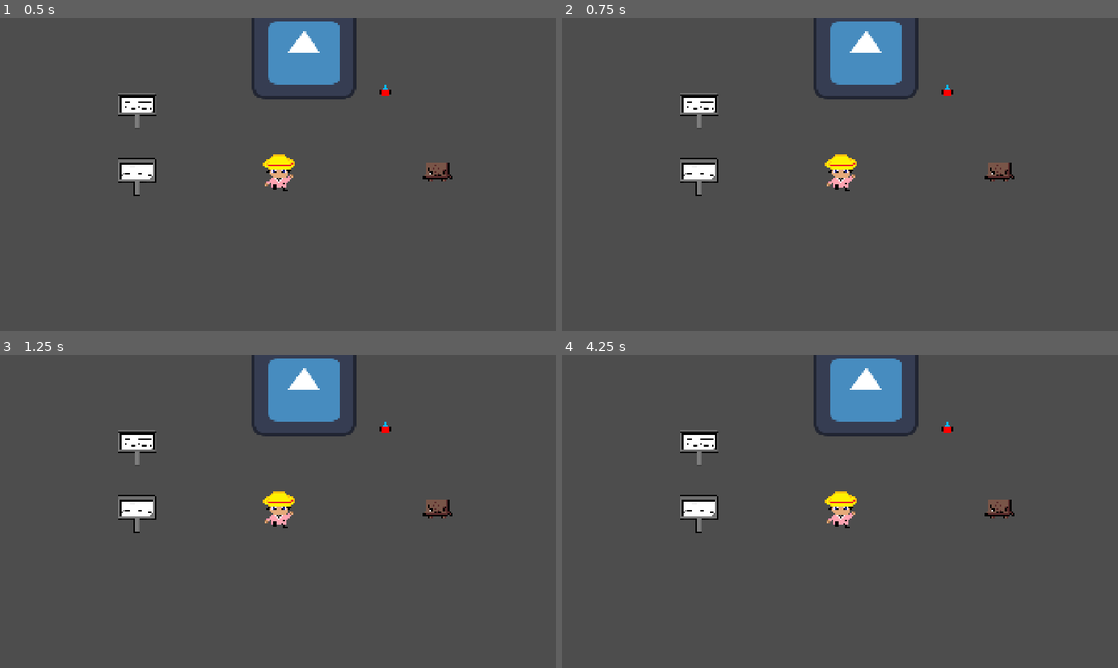
Above: before the commit, frames 1-4 (two rows, left to right).
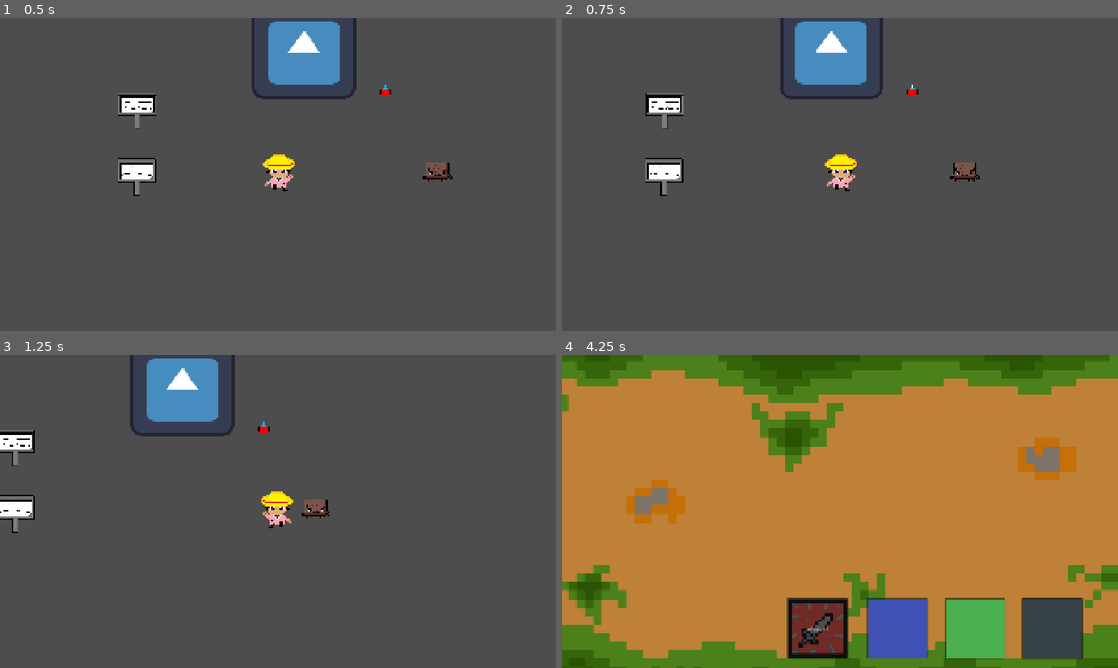
Above: after the commit, the same moments.

Repository: Poridaby/Pori-The-Game
Game: Godot game, scene res://scenes/décor_explo/Inser_ellenon.tscn
Same seed, same stepped clock (60 frames per second), same inputs: the game is played once before the commit and once after it. The engine's default icon, where the game draws it, is replaced by a stand-in: a white triangle on a blue panel in a dark square.
Inputs:
- Up to frame 1 (0.5 s): no input
- Up to frame 2 (0.75 s): tap Enter at 0.5 s; hold D (move_right) from 0.53 s (still down); tap Space (interact) at 0.6 s
- Up to frame 3 (1.25 s): keep holding D (move_right)
- Up to frame 4 (4.25 s): release D (move_right) at 1.28 s; hold S (move_down) 1.28-2.03 s; tap Space (interact) every 0.75 s from 1.35 to 3.6 s; hold D (move_right) 2.03-2.78 s; hold W (move_up) 2.78-3.53 s; hold A (move_left) from 3.53 s (still down); tap T (debug) at 4.15 s

Frame 1 is identical in both runs. In frame 2, 6.0% of the frame differs, in the area x 15-82%, y 0-57%; in frame 3, 9.1%; in frame 4, 98%, in the area x 0-100%, y 0-100%.
Error before the commit: Parse Error: Too many arguments for "combattre()" call. Expected at most 0 but received 1. (res://script/persos_script/Tonar.gd:43)

Commit message:
Update lancer_combat.gd

Diff:
--- a/pori-the-game/script/combat/lancer_combat.gd
+++ b/pori-the-game/script/combat/lancer_combat.gd
@@ -2,10 +2,10 @@
 
 @export var stats_class_local: combat_class
 
-func combattre():
+func combattre(id_combat):
 	var regions = [["inserelenon",["ptitcrote","Carotte_maléfique"]]
 		]
-	var combat = recup_infos(0)
+	var combat = recup_infos(id_combat)
 	get_tree().change_scene_to_packed(combat[0])
 	var nbr_ennemi = combat[1]
 	var region_actuelle = combat[2]
